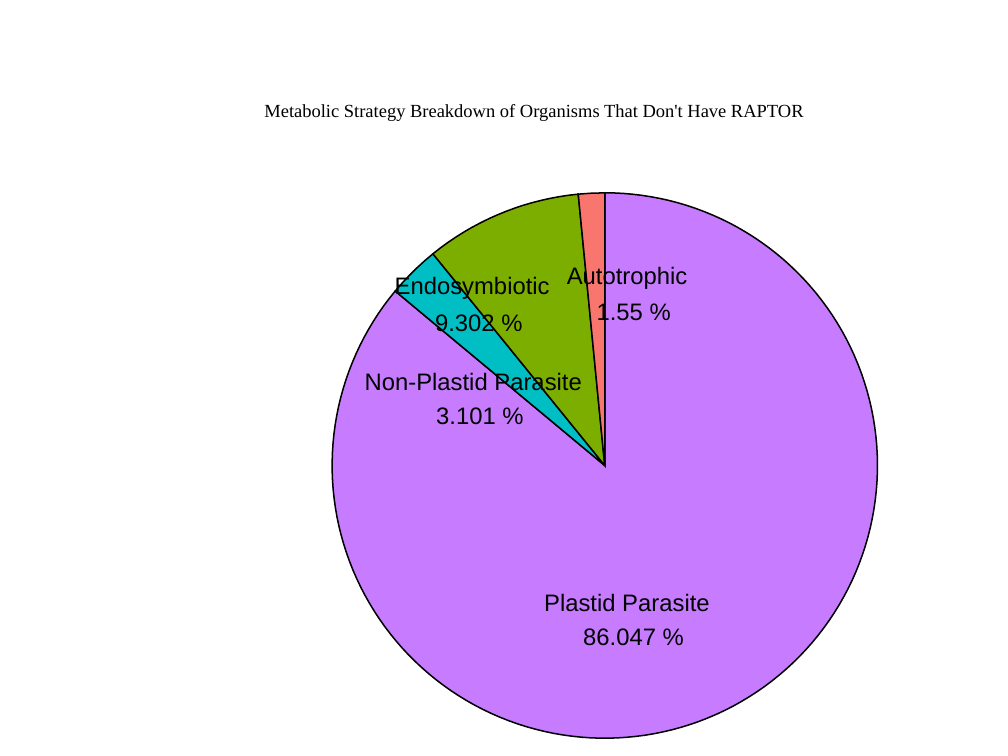
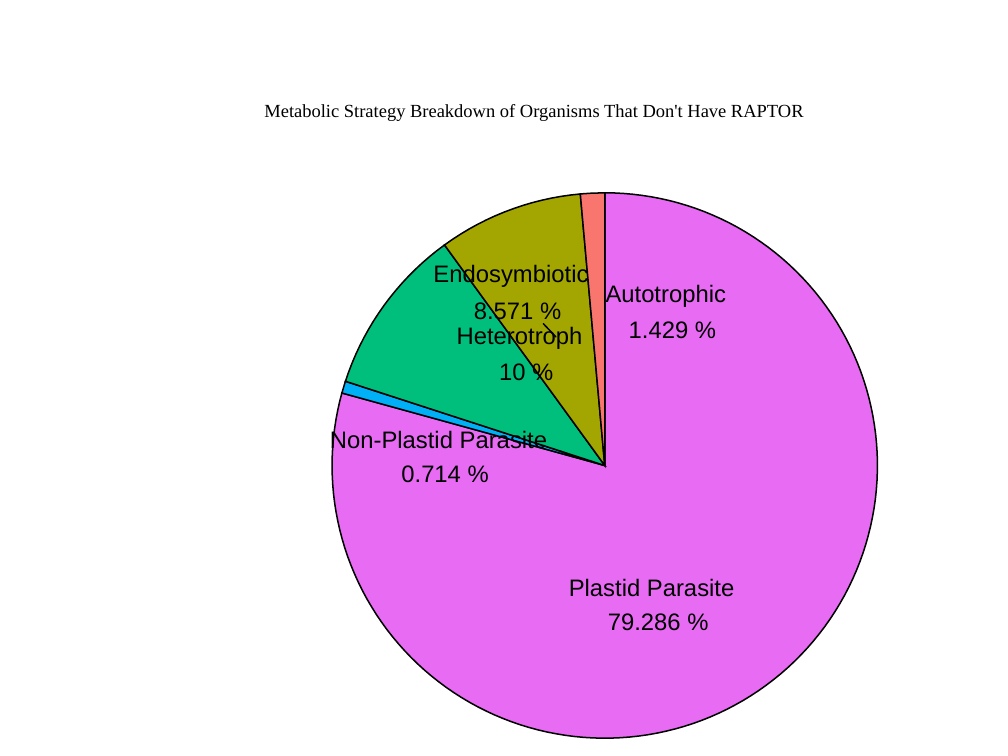
Before and after one commit to Dellaraam/TOR_phylogenetics, a slide deck: slide 1 of Images/Figures_PPT/PieWithOutRAPTOR.pptx. Drawn at 1008x756 pixels with LibreOffice and Linux fonts; fonts in the diff are those of the drawing. Boxes give left, top, right and bottom in pixels: in the first picture for what was removed or moved away, otherwise in the second. Text is boxed around its words. In the diff, an @@ line names an element or a change of style, - is before the commit and + after.

Commit message:
Piechart update

```diff
--- a/Images/Figures_PPT/PieWithOutRAPTOR.pptx
+++ b/Images/Figures_PPT/PieWithOutRAPTOR.pptx
@@ freeform shape at (x1=332, y1=193, x2=877, y2=738): fill #C77CFF to #E76BF3; outline redrawn @@
@@ freeform shape resized from (x1=433, y1=195, x2=605, y2=466) to (x1=445, y1=194, x2=605, y2=465) @@
@@ freeform shape at (x1=445, y1=194, x2=605, y2=465): fill #7CAE00 to #A3A500 @@
@@ freeform shape at (x1=581, y1=193, x2=605, y2=466): outline redrawn @@
@@ freeform shape resized from (x1=395, y1=254, x2=605, y2=466) to (x1=346, y1=245, x2=605, y2=466) @@
@@ freeform shape at (x1=346, y1=245, x2=605, y2=466): fill #00BFC4 to #00BF7D @@
@@ text "Endosymbiotic" moved from (x1=395, y1=275, x2=550, y2=300) to (x1=433, y1=263, x2=588, y2=288) @@
@@ text "Autotrophic" moved from (x1=567, y1=265, x2=687, y2=290) to (x1=606, y1=284, x2=726, y2=307) @@
@@ text removed at (x1=435, y1=311, x2=495, y2=336) @@
-9.302 %
@@ group added at (x1=342, y1=300, x2=681, y2=631): 5 texts, 2 freeform shapes @@
+79.286 %
+0.714 %
+Heterotroph
+10 %
+8.571 %
@@ text at (x1=629, y1=321, x2=689, y2=339): text changed @@
-1.55 %
+1.429 %
@@ text removed at (x1=436, y1=407, x2=496, y2=425) @@
-3.101 %
@@ text "Non-Plastid Parasite" moved from (x1=365, y1=371, x2=581, y2=396) to (x1=330, y1=429, x2=547, y2=454) @@
@@ text "Plastid Parasite" moved from (x1=544, y1=593, x2=709, y2=612) to (x1=569, y1=578, x2=734, y2=597) @@
@@ text removed at (x1=583, y1=628, x2=656, y2=646) @@
-86.047 %
```
